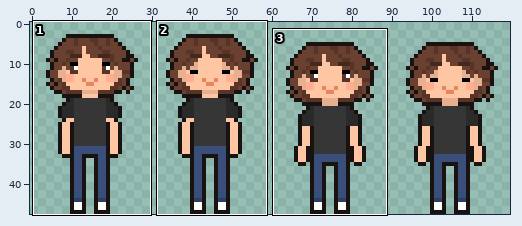
One commit to this sprite sheet: Assets/Sprites/tenants/eric_front.png. The first picture is a wide view before the edit; the outline marks the close-up.
Close-up. As it was:
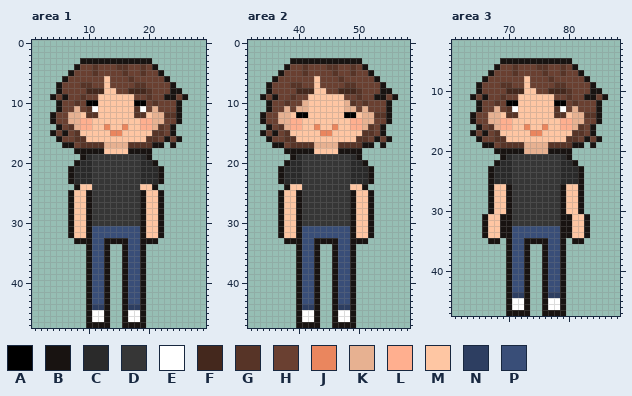
The file is 120x48 pixels. Shown: area 1: x 1..29, y 0..47; area 2: x 32..58, y 0..47; area 3: x 61..88, y 2..47. The commit also changed other parts of the picture, which this record leaves out.
Palette (. is transparent): A #000000  B #181311  C #2a2a2a  D #363636  E #ffffff  F #44281d  G #573427  H #6a4031  J #ea865e  K #e7b191  L #ffaf8f  M #fec6a3  N #2d3e61  P #394e78
Pixels before, area 1, first column x 4:
 3 .....BBBBBBBBBBBB......
 4 ....BHHGHHHGGHHGHB.....
 5 ...BHHHGHHHHGHHGHHB....
 6 ..BHHHHHHMHHHGHHHHHB...
 7 .BHHHGGHHMHHHHGGHHHHB..
 8 .BHHHHFFFMMHHFFFGHHHBB.
 9 BHBHHGHHMMMMMMHHGHHBBHB
10 .BHHGHAAMMMMMMAAHGHHHB.
11 .BHHKHGEMMMMMMGEHKHHHB.
12 BHHKKMGGMMMMMMGGMKKGGB.
13 BHHKKLLMMMMMMMMLLKKHHB.
14 .BHGKLLMMJMMJMMLLKGHB..
15 BHBHGMMMMMJJMMMMMGGHB..
16 .BHHGGMMMMMMMMMMGGHBHB.
17 ..BBHGGGGKKKKGGGGBB.B..
18 ....BBBBBMMMMBBBB......
19 .....BCDDDDDDDDCB......
20 ....BCCDDDDDDDDCCB.....
21 ...BCCCDDDDDDDDCCCB....
22 ...BCCCDDDDDDDDCCCB....
23 ...BCCCDDDDDDDDCCCB....
24 ....BMMDDDDDDDDMMB.....
25 ...BMMBDDDDDDDDBMMB....
26 ...BMMBDDDDDDDDBMMB....
27 ...BMMBDDDDDDDDBMMB....
28 ...BMMBDDDDDDDDBMMB....
29 ...BMMBDDDDDDDDBMMB....
30 ...BMMBDDDDDDDDBMMB....
31 ...BMMBPPPPPPPPBMMB....
32 ...BMMBPPPPPPPPBMMB....
33 ....BBBPPBBBBPPBBB.....
34 ......BPPB..BPPB.......
35 ......BPPB..BPPB.......
36 ......BPPB..BPPB.......
37 ......BPPB..BPPB.......
38 ......BPPB..BPPB.......
39 ......BPPB..BPPB.......
40 ......BPPB..BPPB.......
41 ......BPPB..BPPB.......
42 ......BPPB..BPPB.......
43 ......BPPB..BPPB.......
44 ......BNNB..BNNB.......
45 ......BEEB..BEEB.......
46 ......BEEB..BEEB.......
47 ......BBBB..BBBB.......
Pixels before, area 2, first column x 34:
 3 .....BBBBBBBBBBBB......
 4 ....BHHGHHHGGHHGHB.....
 5 ...BHHHGHHHHGHHGHHB....
 6 ..BHHHHHHMHHHGHHHHHB...
 7 .BHHHGGHHMHHHHGGHHHHB..
 8 .BHHHHFFFMMHHFFFGHHHBB.
 9 BHBHHGHHMMMMMMHHGHHBBHB
10 .BHHGHHKMMMMMMKGHGHHHB.
11 .BHHKHKKMMMMMMKKHKHHHB.
12 BHHKKMAAMMMMMMAAMKKGGB.
13 BHHKKLLMMMMMMMMLLKKHHB.
14 .BHGKLLMMJMMJMMLLKGHB..
15 BHBHGMMMMMJJMMMMMGGHB..
16 .BHHGGMMMMMMMMMMGGHBHB.
17 ..BBHGGGGKKKKGGGGBB.B..
18 ....BBBBBMMMMBBBB......
19 .....BCDDDDDDDDCB......
20 ....BCCDDDDDDDDCCB.....
21 ...BCCCDDDDDDDDCCCB....
22 ...BCCCDDDDDDDDCCCB....
23 ...BCCCDDDDDDDDCCCB....
24 ....BMMDDDDDDDDMMB.....
25 ...BMMBDDDDDDDDBMMB....
26 ...BMMBDDDDDDDDBMMB....
27 ...BMMBDDDDDDDDBMMB....
28 ...BMMBDDDDDDDDBMMB....
29 ...BMMBDDDDDDDDBMMB....
30 ...BMMBDDDDDDDDBMMB....
31 ...BMMBPPPPPPPPBMMB....
32 ...BMMBPPPPPPPPBMMB....
33 ....BBBPPBBBBPPBBB.....
34 ......BPPB..BPPB.......
35 ......BPPB..BPPB.......
36 ......BPPB..BPPB.......
37 ......BPPB..BPPB.......
38 ......BPPB..BPPB.......
39 ......BPPB..BPPB.......
40 ......BPPB..BPPB.......
41 ......BPPB..BPPB.......
42 ......BPPB..BPPB.......
43 ......BPPB..BPPB.......
44 ......BNNB..BNNB.......
45 ......BEEB..BEEB.......
46 ......BEEB..BEEB.......
47 ......BBBB..BBBB.......
Pixels before, area 3, first column x 64:
 5 .....BBBBBBBBBBBB......
 6 ....BHHGHHHGGHHGHB.....
 7 ...BHHHGHHHHGHHGHHB....
 8 ..BHHHHHHMHHHGHHHHHB...
 9 .BHHHGGHHMHHHHGGHHHHB..
10 .BHHHHFFFMMHHFFFGHHHBB.
11 BHBHHGHHMMMMMMHHGHHBBHB
12 .BHHGHAAMMMMMMAAHGHHHB.
13 .BHHKHGEMMMMMMGEHKHHHB.
14 BHHKKMGGMMMMMMGGMKKGGB.
15 BHHKKLLMMMMMMMMLLKKHHB.
16 .BHGKLLMMJMMJMMLLKGHB..
17 BHBHGMMMMMJJMMMMMGGHB..
18 .BHHGGMMMMMMMMMMGGHBHB.
19 ..BBHGGGGKKKKGGGGBB.B..
20 ....BBBBBKKKKBBBB......
21 .....BCDDDDDDDDCB......
22 ....BCCDDDDDDDDCCB.....
23 ...BCCCDDDDDDDDCCCB....
24 ...BCCCDDDDDDDDCCCB....
25 ...BCCCDDDDDDDDCCCB....
26 ...BMMBDDDDDDDDBMMB....
27 ...BMMBDDDDDDDDBMMB....
28 ...BMMBDDDDDDDDBMMB....
29 ...BMMBDDDDDDDDBMMB....
30 ...BMMBDDDDDDDDBMMB....
31 ..BMMBBDDDDDDDDBBMMB...
32 ..BMMBBDDDDDDDDBBMMB...
33 ..BMMBBPPPPPPPPBBMMB...
34 ..BMMBBPPPPPPPPBBMMB...
35 ...BB.BPPBBBBPPB.BB....
36 ......BPPB..BPPB.......
37 ......BPPB..BPPB.......
38 ......BPPB..BPPB.......
39 ......BPPB..BPPB.......
40 ......BPPB..BPPB.......
41 ......BPPB..BPPB.......
42 ......BPPB..BPPB.......
43 ......BPPB..BPPB.......
44 ......BNNB..BNNB.......
45 ......BEEB..BEEB.......
46 ......BEEB..BEEB.......
47 ......BBBB..BBBB.......
The result:
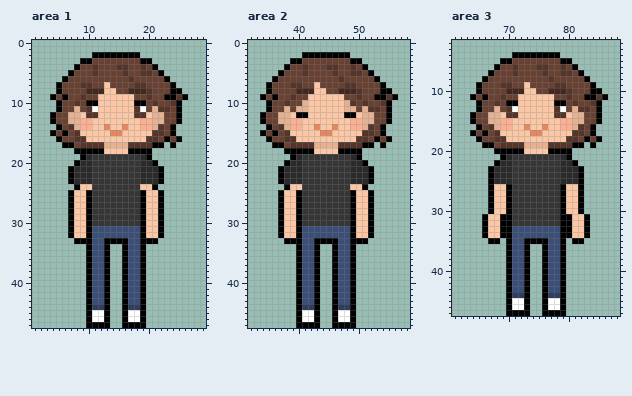
The edit:
Area 1:
y 2: x 11..18 ........ -> AAAAAAAA
y 3: x 9..20 BBBBBBBBBBBB -> AAHHHHHHHHAA
y 4: x 8 B -> A; x 21 B -> A
y 5: x 7 B -> A; x 20 H -> G; x 22 B -> A
y 6: x 6 B -> A; x 13 M -> H; x 23 B -> A
y 7: x 5 B -> A; x 24 B -> A
y 8: x 5 B -> A; x 24..25 BB -> AA
y 9: x 4 B -> A; x 6 B -> A; x 23..26 BBHB -> AAGA
y 10: x 5 B -> A; x 24..25 HB -> GA
y 11: x 5 B -> A; x 22..23 HH -> GG; x 25 B -> A
y 12: x 4 B -> A; x 23..25 GGB -> HHA
y 13: x 4 B -> A; x 25 B -> A
y 14: x 5 B -> A; x 24 B -> A
y 15: x 4 B -> A; x 6 B -> A; x 24 B -> A
y 16: x 5 B -> A; x 23 B -> A; x 25 B -> A
y 17: x 6..7 BB -> AA; x 21..22 BB -> AA; x 24 B -> A
y 18: x 8..12 BBBBB -> AAAAA; x 17..20 BBBB -> AAAA
y 19: x 9 B -> A; x 20 B -> A
y 20: x 8 B -> A; x 21 B -> A
y 21..23: x 7 B -> A; x 22 B -> A
y 24: x 8 B -> A; x 21 B -> A
y 25..32: x 7 B -> A; x 10 B -> A; x 19 B -> A; x 22 B -> A
y 33: x 8..10 BBB -> AAA; x 13..16 BBBB -> AAAA; x 19..21 BBB -> AAA
y 34..46: x 10 B -> A; x 13 B -> A; x 16 B -> A; x 19 B -> A
y 47: x 10..13 BBBB -> AAAA; x 16..19 BBBB -> AAAA
Area 2:
y 2: x 41..48 ........ -> AAAAAAAA
y 3: x 39..50 BBBBBBBBBBBB -> AAHHHHHHHHAA
y 4: x 38 B -> A; x 51 B -> A
y 5: x 37 B -> A; x 50 H -> G; x 52 B -> A
y 6: x 36 B -> A; x 43 M -> H; x 53 B -> A
y 7: x 35 B -> A; x 54 B -> A
y 8: x 35 B -> A; x 54..55 BB -> AA
y 9: x 34 B -> A; x 36 B -> A; x 53..56 BBHB -> AAGA
y 10: x 35 B -> A; x 54..55 HB -> GA
y 11: x 35 B -> A; x 52..53 HH -> GG; x 55 B -> A
y 12: x 34 B -> A; x 53..55 GGB -> HHA
y 13: x 34 B -> A; x 55 B -> A
y 14: x 35 B -> A; x 54 B -> A
y 15: x 34 B -> A; x 36 B -> A; x 54 B -> A
y 16: x 35 B -> A; x 53 B -> A; x 55 B -> A
y 17: x 36..37 BB -> AA; x 51..52 BB -> AA; x 54 B -> A
y 18: x 38..42 BBBBB -> AAAAA; x 47..50 BBBB -> AAAA
y 19: x 39 B -> A; x 50 B -> A
y 20: x 38 B -> A; x 51 B -> A
y 21..23: x 37 B -> A; x 52 B -> A
y 24: x 38 B -> A; x 51 B -> A
y 25..32: x 37 B -> A; x 40 B -> A; x 49 B -> A; x 52 B -> A
y 33: x 38..40 BBB -> AAA; x 43..46 BBBB -> AAAA; x 49..51 BBB -> AAA
y 34..46: x 40 B -> A; x 43 B -> A; x 46 B -> A; x 49 B -> A
y 47: x 40..43 BBBB -> AAAA; x 46..49 BBBB -> AAAA
Area 3:
y 4: x 71..78 ........ -> AAAAAAAA
y 5: x 69..80 BBBBBBBBBBBB -> AAHHHHHHHHAA
y 6: x 68 B -> A; x 81 B -> A
y 7: x 67 B -> A; x 80 H -> G; x 82 B -> A
y 8: x 66 B -> A; x 73 M -> H; x 83 B -> A
y 9: x 65 B -> A; x 84 B -> A
y 10: x 65 B -> A; x 84..85 BB -> AA
y 11: x 64 B -> A; x 66 B -> A; x 83..86 BBHB -> AAGA
y 12: x 65 B -> A; x 84..85 HB -> GA
y 13: x 65 B -> A; x 82..83 HH -> GG; x 85 B -> A
y 14: x 64 B -> A; x 83..85 GGB -> HHA
y 15: x 64 B -> A; x 85 B -> A
y 16: x 65 B -> A; x 84 B -> A
y 17: x 64 B -> A; x 66 B -> A; x 84 B -> A
y 18: x 65 B -> A; x 83 B -> A; x 85 B -> A
y 19: x 66..67 BB -> AA; x 81..82 BB -> AA; x 84 B -> A
y 20: x 68..80 BBBBBKKKKBBBB -> AAAAAMMMMAAAA
y 21: x 69 B -> A; x 80 B -> A
y 22: x 68 B -> A; x 81 B -> A
y 23..25: x 67 B -> A; x 82 B -> A
y 26..30: x 67 B -> A; x 70 B -> A; x 79 B -> A; x 82 B -> A
y 31..34: x 66 B -> A; x 69..70 BB -> AA; x 79..80 BB -> AA; x 83 B -> A
y 35: x 67..68 BB -> AA; x 70 B -> A; x 73..76 BBBB -> AAAA; x 79 B -> A; x 81..82 BB -> AA
y 36..46: x 70 B -> A; x 73 B -> A; x 76 B -> A; x 79 B -> A
y 47: x 70..73 BBBB -> AAAA; x 76..79 BBBB -> AAAA
Pixel boxes of the changes (left, top, right, bottom) in both close-ups:
changed: (50, 52, 188, 328)
changed: (260, 52, 398, 328)
changed: (470, 52, 608, 316)
